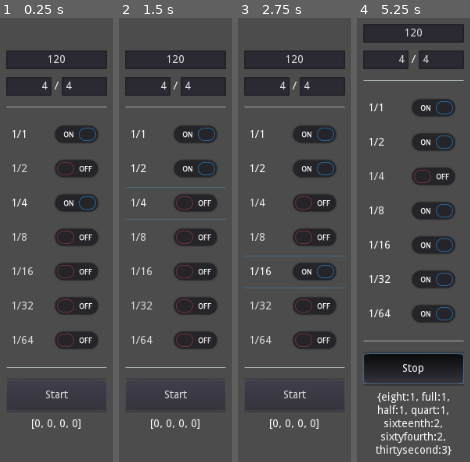
Above: before the commit, frames 1-4 (left to right).
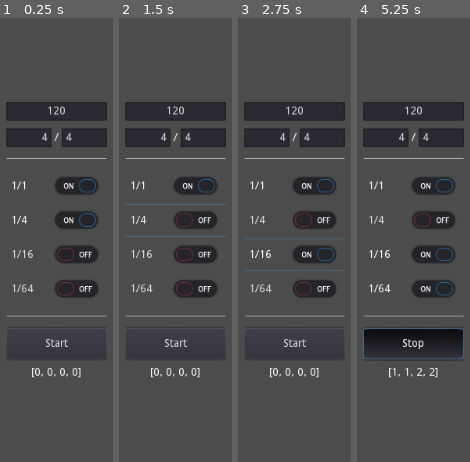
Above: after the commit, the same moments.

Repository: rezgi/Platform-Music
Game: Godot game, scene res://tempo/TimeData.tscn
Two runs of this game, one before a commit and one after it. Both use one fixed random seed, a clock stepped at 60 frames per second and the inputs below. The project has no main scene, so this scene is started directly.
Inputs (mouse positions are in pixels of both pictures, inside the frame that each line leads up to):
- Up to frame 1 (0.25 s): no input
- Up to frame 2 (1.5 s): click (175, 168) at 0.5 s, where only the run before the commit has a clickable "1/2"; click "1/4" at 1.25 s
- Up to frame 3 (2.75 s): click "1/16" at 2 s
- Up to frame 4 (5.25 s): click (413, 235) at 2.75 s, where only the run before the commit has a clickable "1/8"; click "1/64" at 3.5 s; click (413, 306) at 4.25 s, where only the run before the commit has a clickable "1/32"; click "Start" at 5 s

The runs differ from the first frame. In frame 1, 30% of the frame differs, in the area x 5-95%, y 7-93%; in frame 2, 30%; in frame 3, 30%; in frame 4, 37%, in the area x 5-95%, y 1-99%.

Commit message:
Reverted to previous commit (no 1/32)

Diff:
--- a/tempo/TimeData.gd
+++ b/tempo/TimeData.gd
@@ -5,8 +5,6 @@
 # create a tempo <> time converter
 # how to use 1/2, 1/8, 1/32
 # how to implement dotted time
-# rename measure dict to metronome ?
-# private and public functions ?
 
 onready var line_edit := $CenterContainer/VBoxContainer/LineEdit
 onready var btn := $CenterContainer/VBoxContainer/Button
@@ -21,9 +19,6 @@
 var quart_sound_on := false
 var sixteenth_sound_on := false
 var sixtyfourth_sound_on := false
-var half_sound_on := false
-var eight_sound_on := false
-var thirtysecond_sound_on := false
 
 func _ready() -> void:
 	set_physics_process(false)
@@ -35,7 +30,7 @@
 func _physics_process(delta: float) -> void:
 	if btn.pressed:
 		count_tempo(delta)
-		label.text = str(measure.tempo)
+		label.text = str(tempo_to_array())
 
 func _on_check_measure_toggled(button_pressed: bool) -> void:
 	measure_sound_on = button_pressed
@@ -48,15 +43,6 @@
 
 func _on_check_sixtyfourth_toggled(button_pressed: bool) -> void:
 	sixtyfourth_sound_on = button_pressed
-
-func _on_check_half_toggled(button_pressed: bool) -> void:
-	half_sound_on = button_pressed
-
-func _on_check_eight_toggled(button_pressed: bool) -> void:
-	eight_sound_on = button_pressed
-
-func _on_check_thirtysecond_toggled(button_pressed: bool) -> void:
-	thirtysecond_sound_on = button_pressed
 
 func _on_Button_toggled(button_pressed) -> void:
 	if button_pressed:
@@ -100,31 +86,18 @@
 		measure.tempo.sixtyfourth += 1
 		play_metronome(sixtyfourth_sound_on, 5, -10)
 
-		if measure.tempo.sixtyfourth == measure.time.bar_signature / 2:
-			measure.tempo.thirtysecond += 1
-			play_metronome(sixtyfourth_sound_on, 12, -14)
 		if measure.tempo.sixtyfourth > measure.time.bar_signature:
 			measure.tempo.sixteenth += 1
 			measure.tempo.sixtyfourth = 1
 			play_metronome(sixteenth_sound_on, 4, -10)
-		if measure.tempo.thirtysecond > measure.time.bar_signature:
-			measure.tempo.eight += 1
-			measure.tempo.thirtysecond = 1
-			play_metronome(eight_sound_on, 10, -14)
 		if measure.tempo.sixteenth > measure.time.bar_signature:
 			measure.tempo.quart += 1
 			measure.tempo.sixteenth = 1
 			play_metronome(quart_sound_on, 2, -5)
-		if measure.tempo.eight > measure.time.bar_signature:
-			measure.tempo.half += 1
-			measure.tempo.eight = 1
-			play_metronome(half_sound_on, 8, -14)
 		if measure.tempo.quart > measure.time.beat_signature:
 			measure.tempo.full += 1
 			measure.tempo.quart = 1
 			play_metronome(measure_sound_on, 1, 0)
-		if measure.tempo.half > measure.time.beat_signature / 2:
-			measure.tempo.half = 1
 
 func bpm_to_measure_duration(bpm) -> float:
 	return 60.0 / (bpm / 4.0)
@@ -132,11 +105,8 @@
 func reset_measure_tempo() -> Dictionary:
 	var d = {}
 	d.full = 1
-	d.half = 1
 	d.quart = 1
-	d.eight = 1
 	d.sixteenth = 1
-	d.thirtysecond = 1
 	d.sixtyfourth = 1
 	return d
 
@@ -184,57 +154,3 @@
 
 func dot_time():
 	pass
-
-#if delta_accumulator >= measure.time.sixtyfourth:
-#	measure.time.delay = delta_accumulator - measure.time.sixtyfourth
-#	delta_accumulator = 0.0
-#	measure.tempo.sixtyfourth += 1
-#	play_metronome(sixtyfourth_sound_on, 5, -10)
-#
-#	if measure.tempo.sixtyfourth > measure.time.bar_signature:
-#		measure.tempo.sixteenth += 1
-#		measure.tempo.sixtyfourth = 1
-#		play_metronome(sixteenth_sound_on, 4, -10)
-#	if measure.tempo.sixteenth > measure.time.bar_signature:
-#		measure.tempo.quart += 1
-#		measure.tempo.sixteenth = 1
-#		play_metronome(quart_sound_on, 2, -5)
-#	if measure.tempo.quart > measure.time.beat_signature:
-#		measure.tempo.full += 1
-#		measure.tempo.quart = 1
-#		play_metronome(measure_sound_on, 1, 0)
-
-
-#	if delta_accumulator >= measure.time.sixtyfourth:
-#		measure.time.delay = delta_accumulator - measure.time.sixtyfourth
-#		delta_accumulator = 0.0
-#		measure.tempo.sixtyfourth += 1
-#		play_metronome(sixtyfourth_sound_on, 5, -10)
-#
-#		if measure.tempo.sixtyfourth == measure.time.bar_signature / 2:
-#			measure.tempo.thirtysecond += 1
-##			play_metronome(sixteenth_sound_on, 10, -14)
-#		if measure.tempo.sixtyfourth > measure.time.bar_signature:
-#			measure.tempo.sixteenth += 1
-#			measure.tempo.sixtyfourth = 1
-#			play_metronome(sixteenth_sound_on, 4, -10)
-#		if measure.tempo.thirtysecond > measure.time.bar_signature:
-#			measure.tempo.eight += 1
-#			measure.tempo.thirtysecond = 1
-##			play_metronome(quart_sound_on, 8, -14)
-#		if measure.tempo.sixteenth > measure.time.bar_signature:
-#			measure.tempo.quart += 1
-#			measure.tempo.sixteenth = 1
-#			play_metronome(quart_sound_on, 2, -5)
-#		if measure.tempo.eight > measure.time.bar_signature:
-#			measure.tempo.half += 1
-#			measure.tempo.eight = 1
-##			play_metronome(measure_sound_on, 6, -14)
-#		if measure.tempo.quart > measure.time.beat_signature:
-#			measure.tempo.full += 1
-#			measure.tempo.quart = 1
-#			play_metronome(measure_sound_on, 1, 0)
-#		if measure.tempo.half > measure.time.beat_signature:
-##			measure.tempo.full += 1
-#			measure.tempo.half = 1
-##			play_metronome(measure_sound_on, 1, 0)
--- a/tempo/TimeData.tscn
+++ b/tempo/TimeData.tscn
@@ -15,9 +15,9 @@
 
 [node name="VBoxContainer" type="VBoxContainer" parent="CenterContainer"]
 margin_left = 447.0
-margin_top = 57.0
+margin_top = 123.0
 margin_right = 576.0
-margin_bottom = 543.0
+margin_bottom = 477.0
 rect_min_size = Vector2( 110, 0 )
 rect_clip_content = true
 custom_constants/separation = 10
@@ -66,7 +66,7 @@
 [node name="VBoxContainer" type="VBoxContainer" parent="CenterContainer/VBoxContainer"]
 margin_top = 88.0
 margin_right = 129.0
-margin_bottom = 392.0
+margin_bottom = 260.0
 
 [node name="check_measure" type="CheckButton" parent="CenterContainer/VBoxContainer/VBoxContainer"]
 margin_right = 129.0
@@ -77,65 +77,47 @@
 "_edit_use_anchors_": false
 }
 
-[node name="check_half" type="CheckButton" parent="CenterContainer/VBoxContainer/VBoxContainer"]
+[node name="check_quart" type="CheckButton" parent="CenterContainer/VBoxContainer/VBoxContainer"]
 margin_top = 44.0
 margin_right = 129.0
 margin_bottom = 84.0
-text = "1/2"
-
-[node name="check_quart" type="CheckButton" parent="CenterContainer/VBoxContainer/VBoxContainer"]
-margin_top = 88.0
-margin_right = 129.0
-margin_bottom = 128.0
 pressed = true
 text = "1/4"
 __meta__ = {
 "_edit_use_anchors_": false
 }
 
-[node name="check_eight" type="CheckButton" parent="CenterContainer/VBoxContainer/VBoxContainer"]
-margin_top = 132.0
+[node name="check_sixteenth" type="CheckButton" parent="CenterContainer/VBoxContainer/VBoxContainer"]
+margin_top = 88.0
 margin_right = 129.0
-margin_bottom = 172.0
-text = "1/8"
-
-[node name="check_sixteenth" type="CheckButton" parent="CenterContainer/VBoxContainer/VBoxContainer"]
-margin_top = 176.0
-margin_right = 129.0
-margin_bottom = 216.0
+margin_bottom = 128.0
 text = "1/16"
 __meta__ = {
 "_edit_use_anchors_": false
 }
 
-[node name="check_thirtysecond" type="CheckButton" parent="CenterContainer/VBoxContainer/VBoxContainer"]
-margin_top = 220.0
+[node name="check_sixtyfourth" type="CheckButton" parent="CenterContainer/VBoxContainer/VBoxContainer"]
+margin_top = 132.0
 margin_right = 129.0
-margin_bottom = 260.0
-text = "1/32"
-
-[node name="check_sixtyfourth" type="CheckButton" parent="CenterContainer/VBoxContainer/VBoxContainer"]
-margin_top = 264.0
-margin_right = 129.0
-margin_bottom = 304.0
+margin_bottom = 172.0
 text = "1/64"
 __meta__ = {
 "_edit_use_anchors_": false
 }
 
 [node name="HSeparator" type="HSeparator" parent="CenterContainer/VBoxContainer"]
-margin_top = 402.0
+margin_top = 270.0
 margin_right = 129.0
-margin_bottom = 412.0
+margin_bottom = 280.0
 rect_min_size = Vector2( 0, 10 )
 __meta__ = {
 "_edit_use_anchors_": false
 }
 
 [node name="Button" type="Button" parent="CenterContainer/VBoxContainer"]
-margin_top = 422.0
+margin_top = 290.0
 margin_right = 129.0
-margin_bottom = 462.0
+margin_bottom = 330.0
 rect_min_size = Vector2( 100, 40 )
 toggle_mode = true
 text = "Start"
@@ -144,9 +126,9 @@
 }
 
 [node name="Label" type="Label" parent="CenterContainer/VBoxContainer"]
-margin_top = 472.0
+margin_top = 340.0
 margin_right = 129.0
-margin_bottom = 486.0
+margin_bottom = 354.0
 text = "[0, 0, 0, 0]"
 align = 1
 autowrap = true
@@ -156,10 +138,7 @@
 volume_db = -10.0
 pitch_scale = 5.0
 [connection signal="toggled" from="CenterContainer/VBoxContainer/VBoxContainer/check_measure" to="." method="_on_check_measure_toggled"]
-[connection signal="toggled" from="CenterContainer/VBoxContainer/VBoxContainer/check_half" to="." method="_on_check_half_toggled"]
 [connection signal="toggled" from="CenterContainer/VBoxContainer/VBoxContainer/check_quart" to="." method="_on_check_quart_toggled"]
-[connection signal="toggled" from="CenterContainer/VBoxContainer/VBoxContainer/check_eight" to="." method="_on_check_eight_toggled"]
 [connection signal="toggled" from="CenterContainer/VBoxContainer/VBoxContainer/check_sixteenth" to="." method="_on_check_sixteenth_toggled"]
-[connection signal="toggled" from="CenterContainer/VBoxContainer/VBoxContainer/check_thirtysecond" to="." method="_on_check_thirtysecond_toggled"]
 [connection signal="toggled" from="CenterContainer/VBoxContainer/VBoxContainer/check_sixtyfourth" to="." method="_on_check_sixtyfourth_toggled"]
 [connection signal="toggled" from="CenterContainer/VBoxContainer/Button" to="." method="_on_Button_toggled"]
